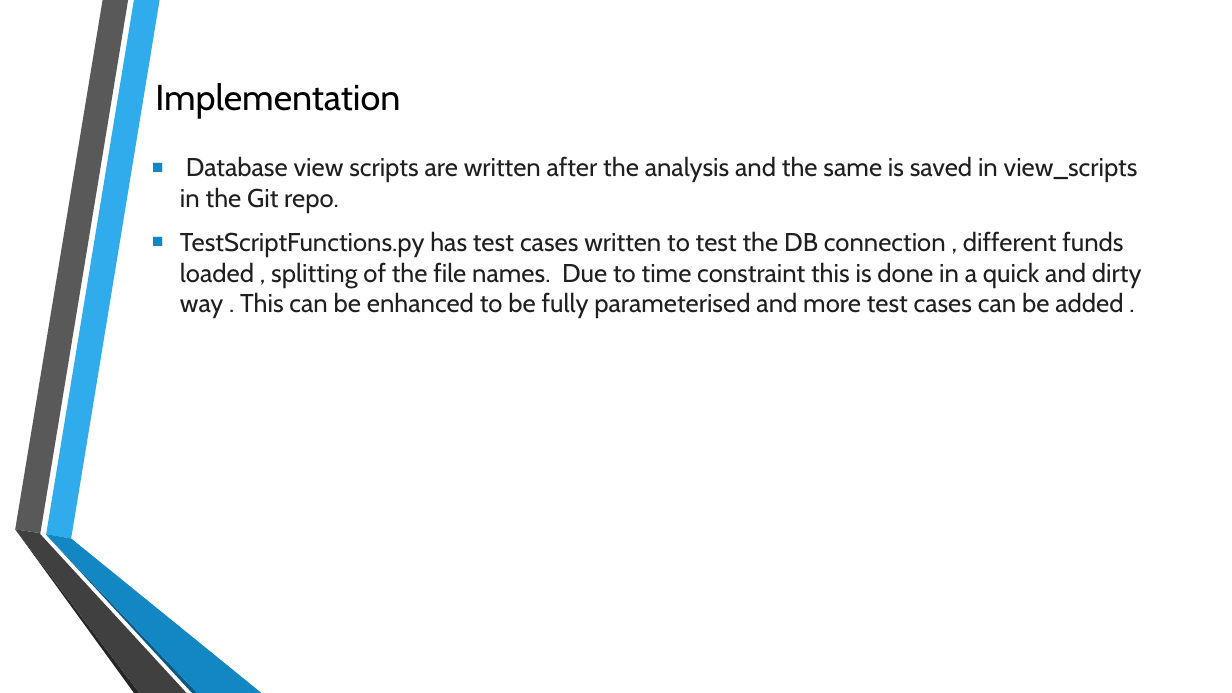
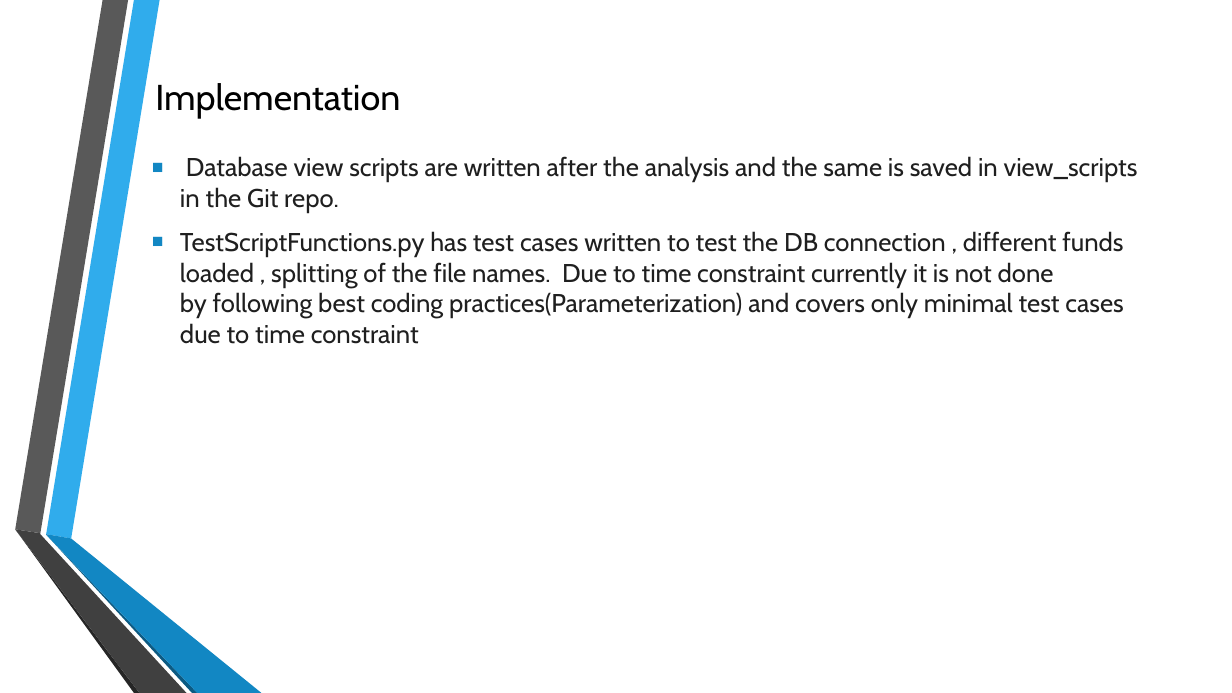
Before and after one commit to Suhasp02/DE_Assesment, a slide deck: slide 4 of PowerPoint/Fund_analysis.pptx. Drawn at 1232x693 pixels with LibreOffice and Linux fonts; fonts in the diff are those of the drawing; background and template pictures are left out. Boxes give left, top, right and bottom in pixels: in the first picture for what was removed or moved away, otherwise in the second. Text is boxed around its words. In the diff, an @@ line names an element or a change of style, - is before the commit and + after.

```diff
--- a/PowerPoint/Fund_analysis.pptx
+++ b/PowerPoint/Fund_analysis.pptx
@@ text at bbox=[180, 231, 1123, 344]: text changed @@
-▪ TestScriptFunctions.py has test cases written to test the DB connection , different funds loaded , splitting of the file names. Due to time constraint this is done in a quick and dirty way . This can be enhanced to be fully parameterised and more test cases can be added .
+▪ TestScriptFunctions.py has test cases written to test the DB connection , different funds loaded , splitting of the file names. Due to time constraint currently it is not done by following best coding practices(Parameterization) and covers only minimal test cases due to time constraint
```
Also in this commit, not shown: 1 other slide changed.
